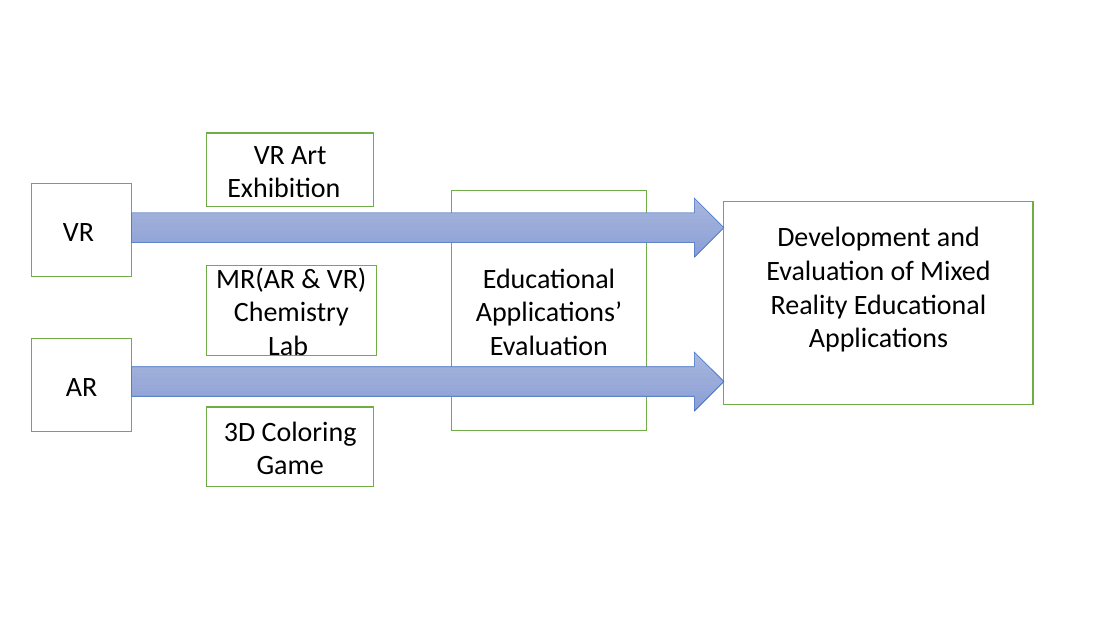
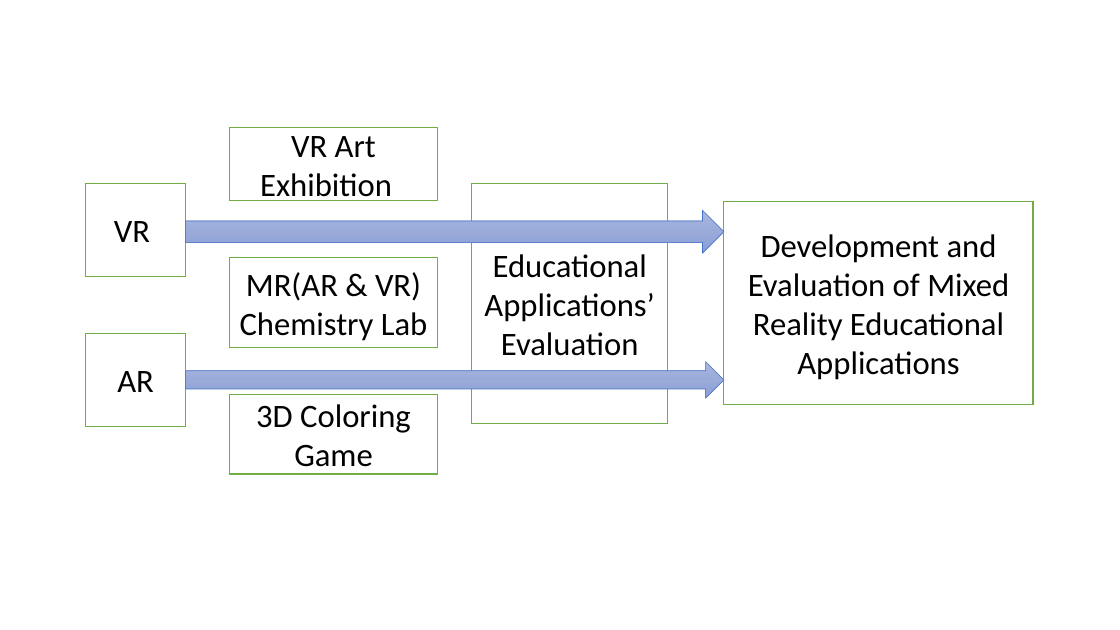
Before and after one commit to duanxiaoyun/ppaperssss, a slide deck: slide 2 of bi_ye_lun_wen/temp files.pptx. Drawn at 1120x630 pixels with LibreOffice and Linux fonts; fonts in the diff are those of the drawing. Boxes give left, top, right and bottom in pixels: in the first picture for what was removed or moved away, otherwise in the second. Text is boxed around its words. In the diff, an @@ line names an element or a change of style, - is before the commit and + after.

```diff
--- a/bi_ye_lun_wen/temp files.pptx
+++ b/bi_ye_lun_wen/temp files.pptx
@@ rectangle "VR Art Exhibition": place and size @@
-rectangle "VR Art Exhibition" at [207,133,374,207]
+rectangle "VR Art Exhibition" at [229,127,438,201]
@@ rectangle "VR": place and size @@
-rectangle "VR" at [32,183,132,276]
+rectangle "VR" at [86,183,186,276]
@@ rectangle "Educational Applications’ Evaluation": place and size @@
-rectangle "Educational Applications’ Evaluation" at [451,191,647,431]
+rectangle "Educational Applications’ Evaluation" at [472,183,668,423]
@@ right arrow: place and size @@
-right arrow at [132,198,724,257]
+right arrow at [186,210,724,253]
@@ rectangle "MR(AR & VR) Chemistry Lab": place and size @@
-rectangle "MR(AR & VR) Chemistry Lab" at [207,266,376,355]
+rectangle "MR(AR & VR) Chemistry Lab" at [229,258,438,348]
@@ rectangle "AR": place and size @@
-rectangle "AR" at [32,339,132,432]
+rectangle "AR" at [86,334,186,427]
@@ right arrow: place and size @@
-right arrow at [132,352,724,411]
+right arrow at [186,362,724,398]
@@ size 24 to 28 pt in 7 elements at [724,201,1033,404], [472,183,668,423], [86,183,186,276], [86,334,186,427], [229,258,438,348], [229,127,438,201], [229,394,438,474] @@
@@ rectangle "3D Coloring Game": place and size @@
-rectangle "3D Coloring Game" at [207,407,374,486]
+rectangle "3D Coloring Game" at [229,394,438,474]
```
Also in this commit, not shown: 7 other slides changed, 7 other files.
